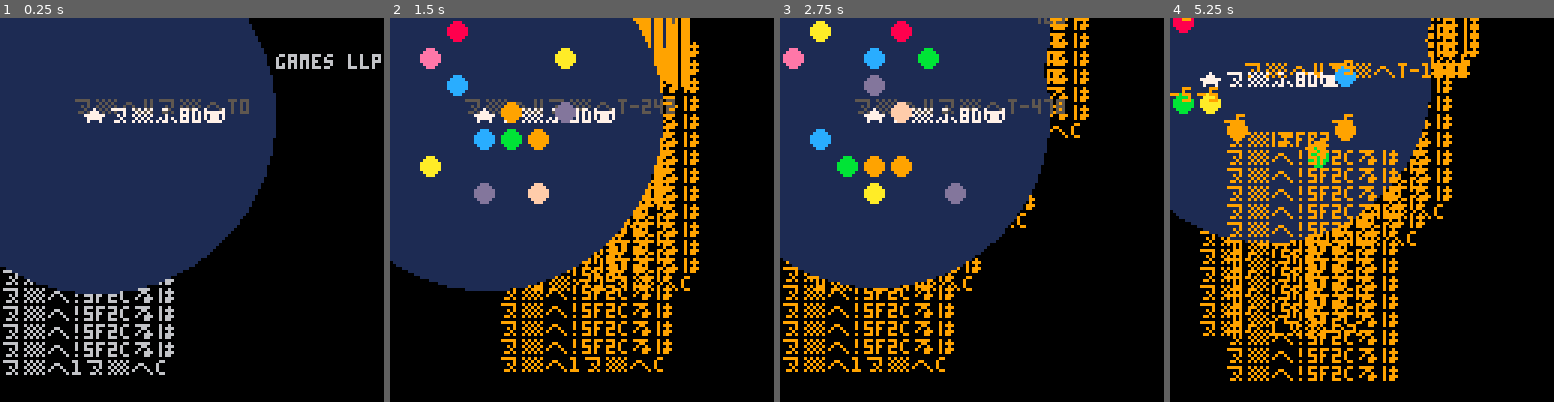
Above: before the commit, frames 1-4 (left to right).
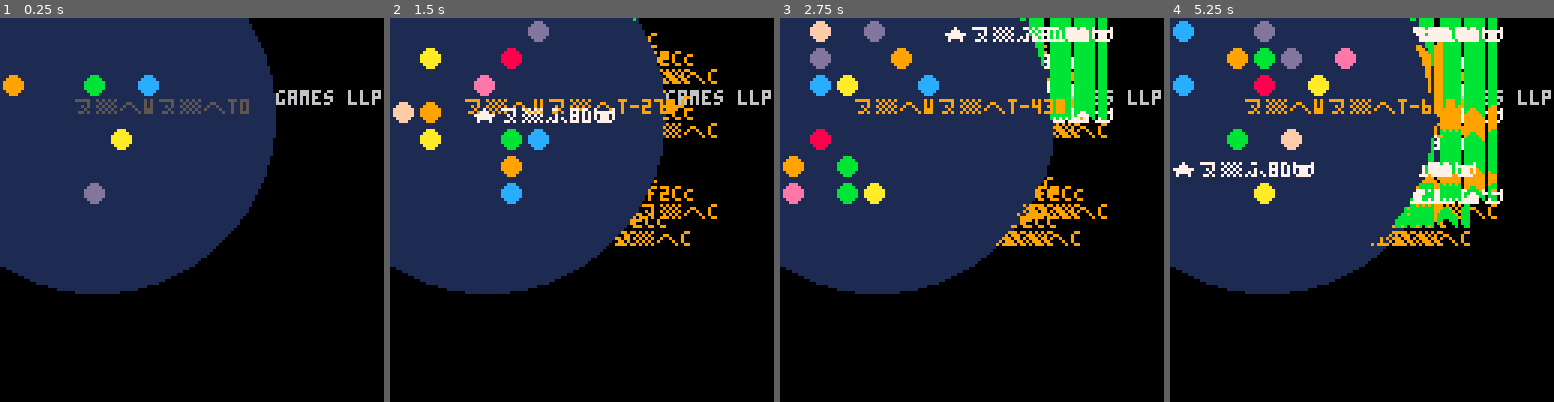
Above: after the commit, the same moments.

Repository: pancelor/bubble-cat
Game: PICO-8 cartridge tweets.p8
Two runs of this game, one before a commit and one after it. Both use one fixed random seed, a clock stepped at 60 frames per second and the inputs below.
Inputs:
- Up to frame 1 (0.25 s): no input
- Up to frame 2 (1.5 s): tap X (X key) at 0.33, 1.07 s; tap O (Z key) at 0.7 s
- Up to frame 3 (2.75 s): hold Right 1.6-2.1 s; tap O (Z key) at 1.7, 2.1, 2.5 s; tap X (X key) at 1.85 s; hold Up 2.15-2.42 s; hold Right from 2.47 s (still down)
- Up to frame 4 (5.25 s): tap O (Z key) every 0.4 s from 2.9 to 4.9 s; tap X (X key) at 2.97, 4.08, 5.2 s; release Right at 3.03 s; hold Left 3.08-3.58 s; hold Down 3.63-3.97 s; hold Right 4.02-4.68 s; hold Up 4.73-5.03 s; hold Left from 5.08 s (still down)

The runs differ from the first frame. In frame 1, 5.9% of the frame differs, in the area x 0-100%, y 9-93%; in frame 2, 15%; in frame 3, 17%; in frame 4, 33%, in the area x 0-100%, y 0-95%.

Commit message:
sfx tweaks; exact fit! 606

Diff:
--- a/min.lua
+++ b/min.lua
@@ -1,7 +1,7 @@
 px=3py=3fl={}sy=0sz=0rf=circfill::_::bn={}for j=1,13do
 bn[j]=rnd(49)\1end?"⁶!5f2cC"
 while t()<60do?"⁶1⁶c"
-b=btnp()qu=b>8and"⁷fd"d=sgn(sz-sy)ox=px
+b=btnp()qu=b>8and"⁷fdc"d=sgn(sz-sy)ox=px
 if(sz~=sy)sy+=d d+=6
 rf(32,32,60-t(),1)oy=py?"⁶w⁶t"..sy,24,27,4+d
 if(b%16>0)fn=b*.5938&.75
@@ -11,7 +11,7 @@
 for j=#bn,1,-1do
 i=bn[j]d=qu and"-5"b=i\7*9a=i%7*9rf(a+4,b+4,3,j|8)
 if(py*7+px-px\7==i)st=del(bn,i)d="+1"?"⁷d"
-if(#bn<1)d="+10"qu="⁷cg"
+if(#bn<1)d="+10"qu="⁷egc4"
 if(d)add(fl,{d,a,b,d*11})sz+=d
 end?"★⁵8d🐱",px*9+1,py*9+3,7
 if(st)px,py,fc=ox,oy
--- a/tweets.p8
+++ b/tweets.p8
@@ -1,30 +1,30 @@
 pico-8 cartridge // http://www.pico-8.com
 version 33
 __lua__
--- 4 left:
-m={}n=0o=0p=circfill::_::z,r={}x=3y=3for j=0,12do?"⁶!5f2c³"
-add(z,rnd(49)\1)end
+-- 0 left:
+x=3y=3o={}m=0n=0p=circfill::_::z={}for j=1,13do
+z[j]=rnd(49)\1end?"⁶!5f2cC"
 while t()<60do?"⁶1⁶c"
-b=btnp()q=b>8and"⁷fb2"d=sgn(o-n)u=x
-if(o~=n)n+=d d+=6
-p(32,32,60-t(),1)v=y?"⁶w⁶t"..n,24,27,4+d
-if(b>0)s=b*.5938&.75
+b=btnp()q=b>8and"⁷fdc"d=sgn(n-m)u=x
+if(n~=m)m+=d d+=6
+p(32,32,60-t(),1)v=y?"⁶w⁶t"..m,24,27,4+d
+if(b%16>0)s=b*.5938&.75
 if(not r)r,s=s
 if(r)x+=cos(r)y+=sin(r)
 w=x\7+y\7~=0
+for j
 
--- 16 left:
-?"★⁵8d🐱",x*9+1,y*9+3,7
-for j=#z,1,-1do
+-- 0 left:
+=#z,1,-1do
 i=z[j]d=q and"-5"b=i\7*9a=i%7*9p(a+4,b+4,3,j|8)
 if(y*7+x-x\7==i)w=del(z,i)d="+1"?"⁷d"
-if(#z<1)d="+10"q="⁷cg"
-if(d)add(m,{d,a,b,d*11})o+=d
-end
+if(#z<1)d="+10"q="⁷egc4"
+if(d)add(o,{d,a,b,d*11})n+=d
+end?"★⁵8d🐱",x*9+1,y*9+3,7
 if(w)x,y,r=u,v
-for a in all(m)do
+for a in all(o)do
 a[3]-=1?unpack(a)
-end
-if(q)?q
+end?q or""
 if(q)goto _
-end
+end?"⁷dafa"
+::e::goto e
